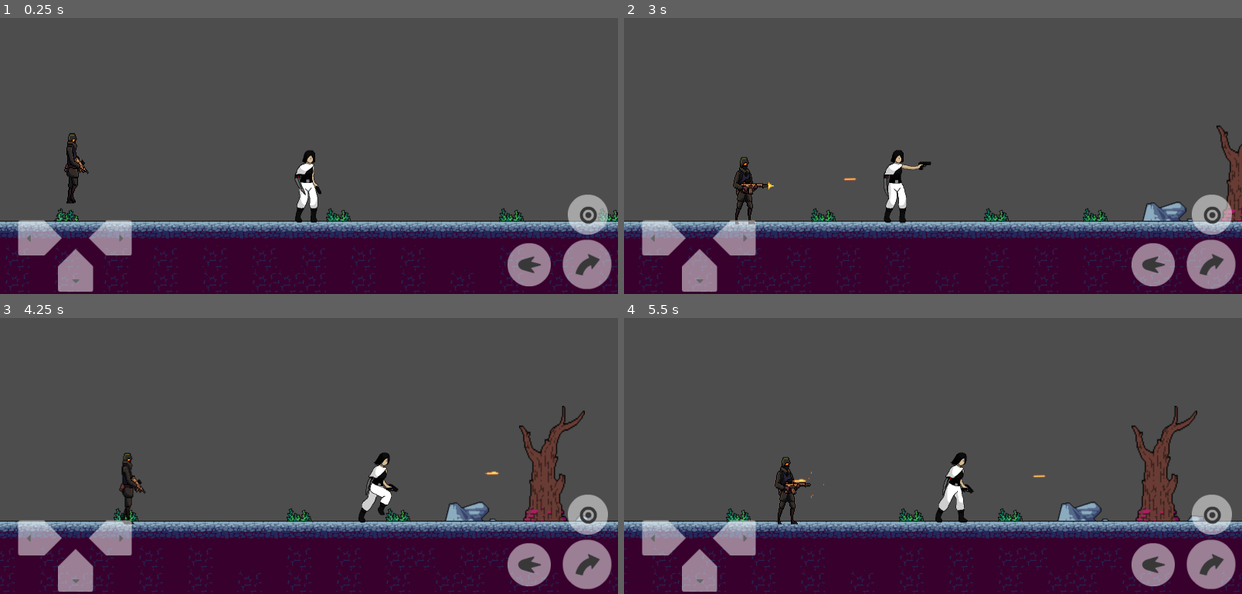
Above: before the commit, frames 1-4 (two rows, left to right).
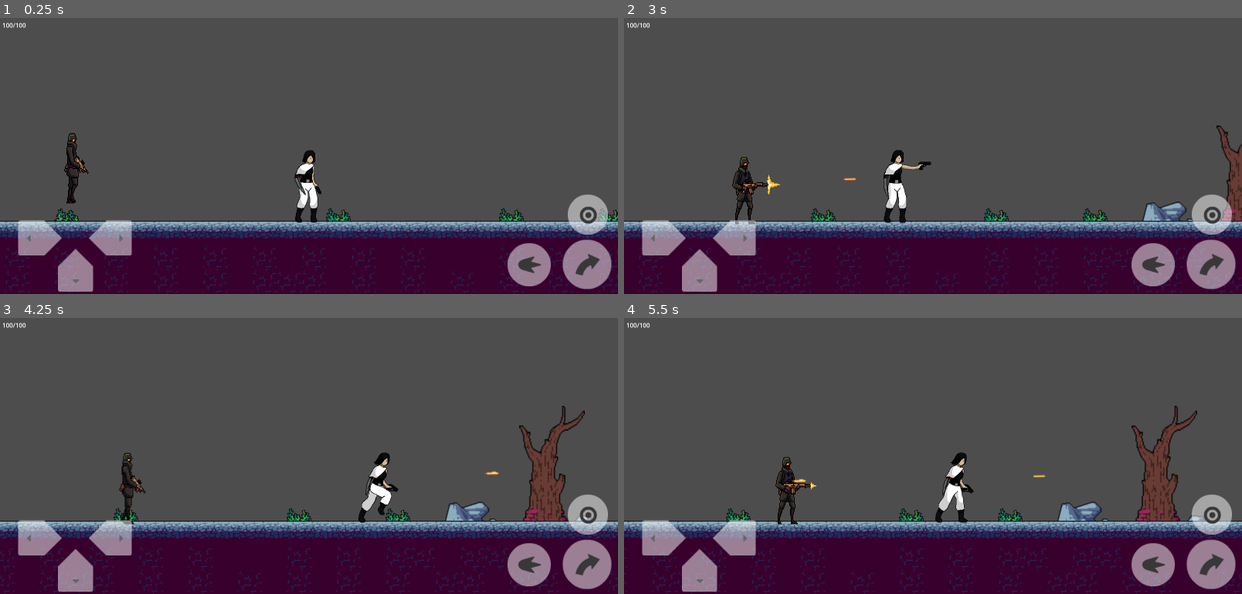
Above: after the commit, the same moments.

Repository: Corsa-Technologies/Terra1-seguro
Game: Godot game, scene res://Níveis/Nível 1.tscn
Two runs of this game, one before a commit and one after it. Both use one fixed random seed, a clock stepped at 60 frames per second and the inputs below. This scene is started directly instead of the project's main scene.
Inputs:
- Up to frame 1 (0.25 s): no input
- Up to frame 2 (3 s): tap Enter (ataque) at 0.5 s; hold Enter (ataque) 0.53-1.28 s; hold Right (ui_right) 0.53-2.03 s; tap Up (ui_up) at 0.77, 1.52 s; tap Backspace (tiro) at 1.35, 2.85 s; hold Left (ui_left) 2.03-2.78 s; hold Enter (ataque) 2.03-2.78 s; hold Right (ui_right) from 2.78 s (still down)
- Up to frame 3 (4.25 s): keep holding Right (ui_right); tap Up (ui_up) at 3.02, 3.77 s; hold Enter (ataque) from 3.53 s (still down)
- Up to frame 4 (5.5 s): release Right (ui_right) at 4.28 s; release Enter (ataque) at 4.28 s; hold Left (ui_left) 4.28-5.03 s; tap Backspace (tiro) at 4.35 s; tap Up (ui_up) at 4.52 s; hold Right (ui_right) from 5.03 s (still down); hold Enter (ataque) from 5.03 s (still down)

The runs differ from the first frame. In frame 1, less than 0.1% of the frame differs, in the area x 0-5%, y 1-4%; in frame 2, 0.2%; in frame 3, less than 0.1%; in frame 4, 0.2%, in the area x 0-33%, y 1-66%.

Commit message:
adicionado texto de vida

Diff:
--- a/Assets/inimigos/inimigo1/ataque/projectile.tscn
+++ b/Assets/inimigos/inimigo1/ataque/projectile.tscn
@@ -39,15 +39,14 @@
 "speed": 25.0
 }]
 
-[sub_resource type="RectangleShape2D" id="RectangleShape2D_rehmw"]
-size = Vector2(5, 6)
+[sub_resource type="RectangleShape2D" id="RectangleShape2D_r7sp0"]
+size = Vector2(17, 6)
 
 [node name="projectile" type="CharacterBody2D"]
-position = Vector2(2, 0)
+position = Vector2(3, 2)
 collision_layer = 2
 collision_mask = 0
 script = ExtResource("1_lb75j")
-metadata/_edit_group_ = true
 
 [node name="AnimatedSprite2D" type="AnimatedSprite2D" parent="."]
 scale = Vector2(1.28125, 1.0625)
@@ -55,6 +54,6 @@
 autoplay = "default"
 frame_progress = 0.588718
 
-[node name="CollisionShape2D" type="CollisionShape2D" parent="."]
-position = Vector2(-1.5, 0)
-shape = SubResource("RectangleShape2D_rehmw")
+[node name="CollisionShape2D2" type="CollisionShape2D" parent="."]
+position = Vector2(1, 0)
+shape = SubResource("RectangleShape2D_r7sp0")
--- a/Assets/inimigos/inimigo1/inimigo_1.tscn
+++ b/Assets/inimigos/inimigo1/inimigo_1.tscn
@@ -121,7 +121,7 @@
 }],
 "loop": true,
 "name": &"shot1",
-"speed": 6.0
+"speed": 10.0
 }, {
 "frames": [{
 "duration": 1.0,
--- a/GUI/Controles/controlecanvas.tscn
+++ b/GUI/Controles/controlecanvas.tscn
@@ -71,6 +71,13 @@
 texture_pressed = ExtResource("11_adolr")
 action = "ataque"
 
+[node name="HealthText" type="Label" parent="Control"]
+layout_mode = 0
+offset_left = 4.0
+offset_top = -67.0
+offset_right = 246.0
+offset_bottom = 31.0
+
 [connection signal="pressed" from="Control/Descer" to="." method="_on_descer_pressed"]
 [connection signal="released" from="Control/Descer" to="." method="_on_descer_released"]
 [connection signal="pressed" from="Control/Esquerda" to="." method="_on_esquerda_pressed"]
--- a/GUI/Controles/controletoque.gd
+++ b/GUI/Controles/controletoque.gd
@@ -1,56 +1,49 @@
 extends CanvasLayer
+
 @onready var esquerda = $Control/Esquerda
 @onready var direita = $Control/Direita
 @onready var pulo = $Control/Pulo
 @onready var descer = $Control/Descer
 @onready var tiro = $Control/Tiro
 @onready var ataque = $Control/Ataque
+@onready var health_text = $Control/HealthText
+
+# Atualiza o texto da vida
+func update_health_text(current_health: int, max_health: int) -> void:
+	health_text.text = "Vida: " + str(current_health) + " / " + str(max_health)
 
 func _on_esquerda_pressed():
 	esquerda.modulate.a = 0.5
 
-
 func _on_esquerda_released():
 	esquerda.modulate.a = 1.0
-
-
 
 func _on_direita_pressed():
 	direita.modulate.a = 0.5
 
-
 func _on_direita_released():
 	direita.modulate.a = 1.0
-
-
 
 func _on_pulo_pressed():
 	pulo.modulate.a = 0.5
 
-
 func _on_pulo_released():
 	pulo.modulate.a = 1.0
-
 
 func _on_descer_pressed():
 	descer.modulate.a = 0.5
 
-
 func _on_descer_released():
 	descer.modulate.a = 1.0
-
 
 func _on_tiro_pressed():
 	tiro.modulate.a = 0.5
 
-
 func _on_tiro_released():
 	tiro.modulate.a = 1.0
-
 
 func _on_ataque_pressed():
 	ataque.modulate.a = 0.5
 
-
 func _on_ataque_released():
 	ataque.modulate.a = 1.0
--- a/Player/Scripts/movimento.gd
+++ b/Player/Scripts/movimento.gd
@@ -1,23 +1,45 @@
 extends CharacterBody2D
 
 var SPEED = 300.0
-const JUMP_VELOCITY = -350.0
+const JUMP_VELOCITY = -450.0
 var canjump := true
 var is_shooting = false # Variável para controlar se o personagem está atirando
 var is_attacking = false # Variável para controlar se o personagem está atacando
 @onready var coyote_timer = $CoyoteTimer as Timer
 @onready var animated_sprite = $AnimatedSprite2D # Referência ao AnimatedSprite2D
+@onready var health_label = $ControleTouch/Control/HealthText # Referência ao Label de vida
 @export var buffer_time: float = 0.15
 @export var coyote_time: float = 0.1
+
+# Variáveis para a vida
+var max_health: int = 100
+var current_health: int = 100
+
 var jump_buffered = false
 var buffer_timer = 0.0
 
 func _ready():
 	coyote_timer.wait_time = coyote_time
+	update_health_display() # Atualiza a exibição da vida no início
+
+func take_damage(amount: int):
+	current_health -= amount
+	current_health = clamp(current_health, 0, max_health)
+	update_health_display()
+
+	if current_health <= 0:
+		die() # Implementar a lógica de morte se necessário
+
+func heal(amount: int):
+	current_health += amount
+	current_health = clamp(current_health, 0, max_health)
+	update_health_display()
+
+func update_health_display():
+	health_label.text = str(current_health) + "/" + str(max_health)
 
 func pular():
 	velocity.y = JUMP_VELOCITY
-	# A animação de pulo agora será tocada diretamente na _physics_process quando o personagem estiver no ar
 
 func _physics_process(delta):
 	# Adiciona a gravidade
@@ -70,7 +92,7 @@
 
 	move_and_slide()
 
-func _input(event : InputEvent):
+func _input(event: InputEvent):
 	if event.is_action_pressed("ui_down") and is_on_floor():
 		position.y += 1
 
@@ -102,3 +124,8 @@
 
 func _on_coyote_timer_timeout() -> void:
 	canjump = false
+
+# Adicione uma função para a lógica de morte, se necessário
+func die():
+	print("O jogador morreu!")  # Mensagem de depuração
+	queue_free()  # Remove o jogador da cena (ou outra lógica de morte)
--- a/Player/playercena.tscn
+++ b/Player/playercena.tscn
@@ -167,9 +167,6 @@
 drag_horizontal_enabled = true
 drag_vertical_enabled = true
 
-[node name="ShootTarget" type="Marker2D" parent="."]
-position = Vector2(-15, 3)
-
 [node name="ControleTouch" parent="." instance=ExtResource("2_21c6s")]
 
 [connection signal="timeout" from="CoyoteTimer" to="." method="_on_coyote_timer_timeout"]
Empty file added: Player/hurtboxplayer.gd
